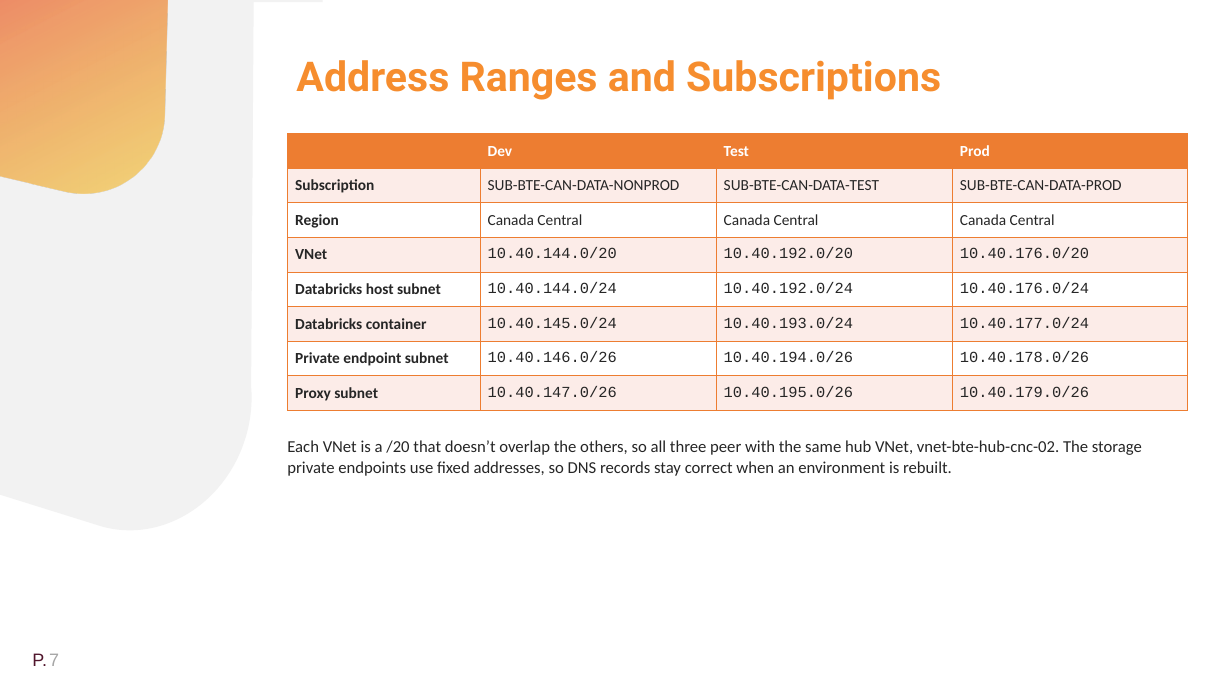
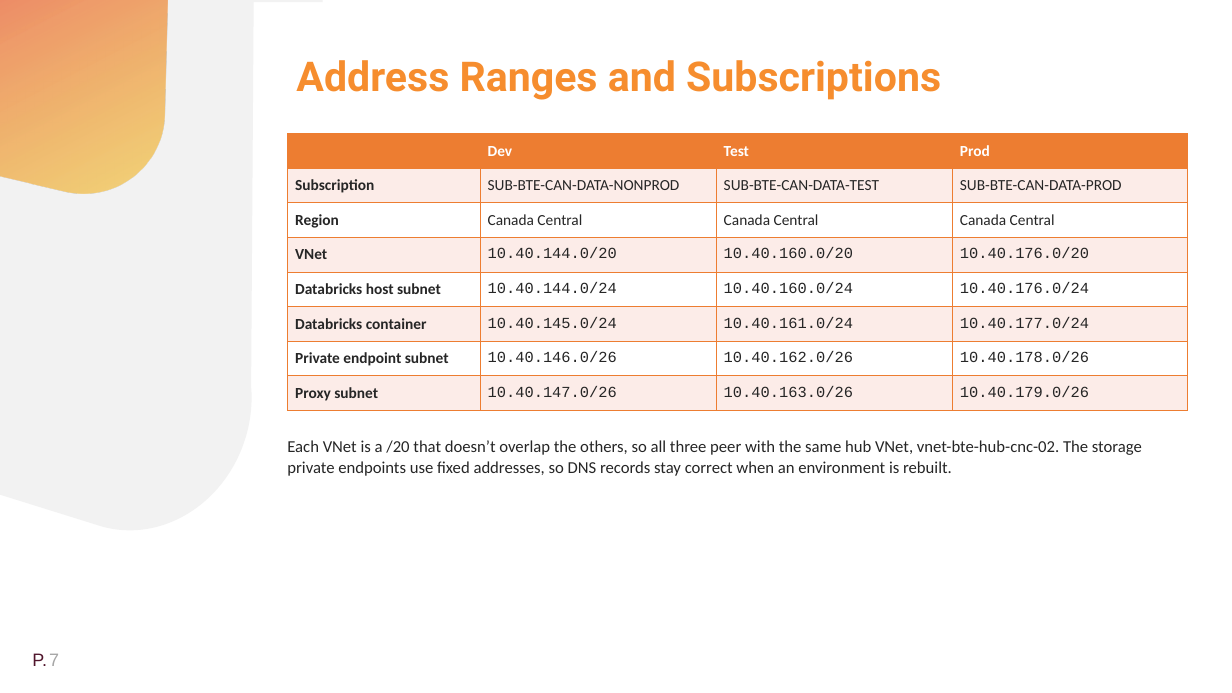
Before and after one commit to Webathon-Tech/Baytex-Test, a slide deck: slide 7 of Baytex Docs/Baytex-Databricks-Platform-Handoff.pptx. Drawn at 1232x693 pixels with LibreOffice and Linux fonts; fonts in the diff are those of the drawing. Boxes give left, top, right and bottom in pixels: in the first picture for what was removed or moved away, otherwise in the second. Text is boxed around its words. In the diff, an @@ line names an element or a change of style, - is before the commit and + after.

```diff
--- a/Baytex Docs/Baytex-Databricks-Platform-Handoff.pptx
+++ b/Baytex Docs/Baytex-Databricks-Platform-Handoff.pptx
@@ table at <box>287,133,1188,410</box> @@
-row 4, column 3: 10.40.192.0/20
+row 4, column 3: 10.40.160.0/20
-row 5, column 3: 10.40.192.0/24
+row 5, column 3: 10.40.160.0/24
-row 6, column 3: 10.40.193.0/24
+row 6, column 3: 10.40.161.0/24
-row 7, column 3: 10.40.194.0/26
+row 7, column 3: 10.40.162.0/26
-row 8, column 3: 10.40.195.0/26
+row 8, column 3: 10.40.163.0/26
```
Also in this commit, not shown: 3 other slides changed, 47 other files.
